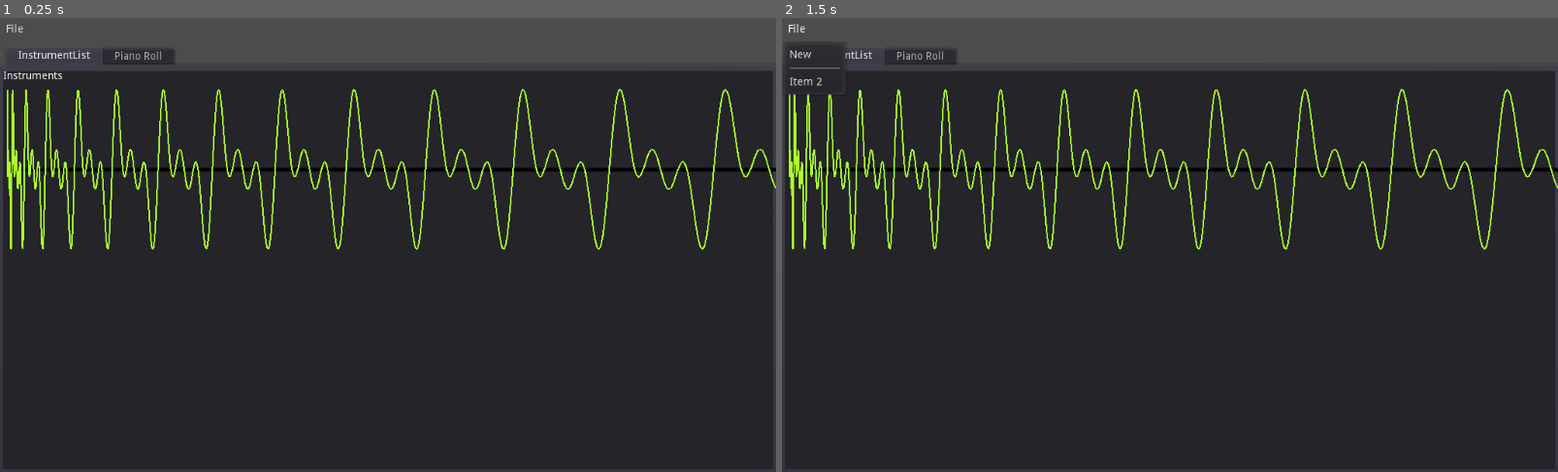
Above: before the commit, frames 1-2 (left to right).
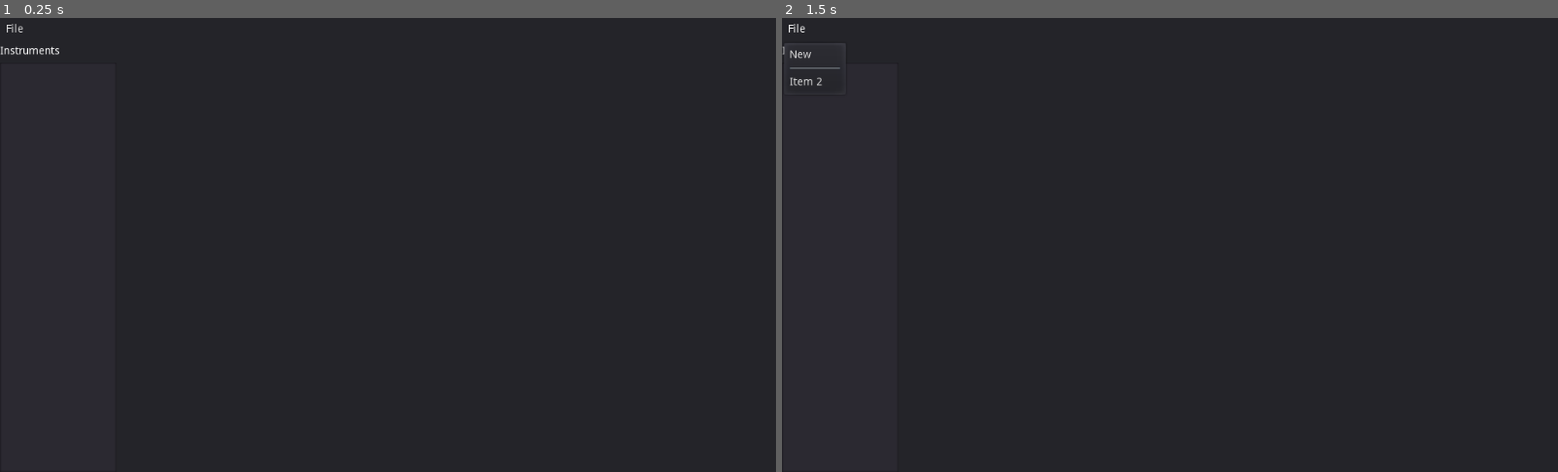
Above: after the commit, the same moments.

Repository: QuadCubedStudios/GoDAW
Game: Godot game, scene res://Main.tscn
Two runs of this game, one before a commit and one after it. Both use one fixed random seed, a clock stepped at 60 frames per second and the inputs below.
Inputs:
- Up to frame 1 (0.25 s): no input
- Up to frame 2 (1.5 s): click "File" at 0.5 s; click "File" at 1.25 s

The runs differ from the first frame. In frame 1, 15% of the frame differs, in the area x 0-100%, y 0-100%; in frame 2, 15%.

Commit message:
Revamped the UI (#7)
* Revamped the UI

* Removed tabs because not needed

Co-authored-by: UltraAgent7 <>

Diff:
--- a/Main.gd
+++ b/Main.gd
@@ -32,7 +32,7 @@
 	var osc = GoDAW.get_instrument("TripleOsc")
 	var wave = Wave.new(osc.create_sample())
 	wave.position += Vector2(10, 200)
-	add_child(wave)
+	#add_child(wave)
 	# Set stream and play
 	player.stream = osc.create_sample()
 	player.pitch_scale = 1.0
--- a/Main.tscn
+++ b/Main.tscn
@@ -16,16 +16,16 @@
 
 [node name="AudioStreamPlayer" type="AudioStreamPlayer" parent="."]
 
-[node name="VBoxContainer" type="VBoxContainer" parent="."]
+[node name="VBoxContainer" type="Panel" parent="."]
 anchor_right = 1.0
 anchor_bottom = 1.0
 __meta__ = {
 "_edit_use_anchors_": false
 }
 
-[node name="Menu" type="HBoxContainer" parent="VBoxContainer"]
-margin_right = 1024.0
-margin_bottom = 30.0
+[node name="Menu" type="Panel" parent="VBoxContainer"]
+anchor_right = 1.0
+anchor_bottom = 0.05
 
 [node name="MenuButton" type="MenuButton" parent="VBoxContainer/Menu"]
 margin_right = 39.0
@@ -33,80 +33,26 @@
 text = "File"
 items = [ "New", null, 0, false, false, 0, 0, null, "", false, "", null, 0, false, false, 1, 0, null, "", true, "Item 2", null, 0, false, false, 2, 0, null, "", false ]
 
-[node name="HBoxContainer" type="HBoxContainer" parent="VBoxContainer"]
-margin_top = 34.0
-margin_right = 1024.0
-margin_bottom = 34.0
-
-[node name="Panel" type="Panel" parent="VBoxContainer"]
-visible = false
-margin_top = 34.0
-margin_right = 1024.0
-margin_bottom = 315.0
+[node name="EditorView" type="Panel" parent="VBoxContainer"]
+anchor_top = 0.05
+anchor_right = 1.0
+anchor_bottom = 1.0
 size_flags_horizontal = 3
 size_flags_vertical = 3
-
-[node name="SideBar" type="TabContainer" parent="VBoxContainer/Panel"]
-margin_left = -4.0
-margin_top = -32.0
-margin_right = 1008.0
-margin_bottom = 534.0
-size_flags_horizontal = 3
-tab_align = 0
 __meta__ = {
 "_edit_use_anchors_": false
 }
 
-[node name="Instruments" parent="VBoxContainer/Panel/SideBar" instance=ExtResource( 3 )]
-margin_left = 4.0
-margin_top = 32.0
-margin_right = -4.0
-margin_bottom = -4.0
+[node name="SideBar" type="Panel" parent="VBoxContainer/EditorView"]
+anchor_right = 0.15
+anchor_bottom = 1.0
+size_flags_horizontal = 3
 
-[node name="Tab Workspace" type="TabContainer" parent="VBoxContainer/Panel"]
-margin_top = -32.0
-margin_right = 1020.0
-margin_bottom = 534.0
-tab_align = 0
-__meta__ = {
-"_edit_use_anchors_": false
-}
+[node name="Instruments" parent="VBoxContainer/EditorView/SideBar" instance=ExtResource( 3 )]
 
-[node name="Piano Roll" parent="VBoxContainer/Panel/Tab Workspace" instance=ExtResource( 1 )]
-margin_left = 4.0
-margin_top = 32.0
-margin_right = -4.0
-margin_bottom = -4.0
+[node name="Tab Workspace" type="Panel" parent="VBoxContainer/EditorView"]
+anchor_left = 0.15
+anchor_right = 1.0
+anchor_bottom = 1.0
 
-[node name="EditorView" type="HBoxContainer" parent="VBoxContainer"]
-visible = false
-margin_top = 319.0
-margin_bottom = 319.0
-size_flags_horizontal = 2
-size_flags_vertical = 2
-
-[node name="TabContainer" type="TabContainer" parent="VBoxContainer"]
-margin_top = 38.0
-margin_right = 1024.0
-margin_bottom = 600.0
-rect_clip_content = true
-size_flags_vertical = 3
-tab_align = 0
-drag_to_rearrange_enabled = true
-__meta__ = {
-"_edit_use_anchors_": false
-}
-
-[node name="InstrumentList" parent="VBoxContainer/TabContainer" instance=ExtResource( 3 )]
-margin_left = 4.0
-margin_top = 32.0
-margin_right = -4.0
-margin_bottom = -4.0
-size_flags_vertical = 3
-
-[node name="Piano Roll" parent="VBoxContainer/TabContainer" instance=ExtResource( 1 )]
-visible = false
-margin_left = 4.0
-margin_top = 32.0
-margin_right = -4.0
-margin_bottom = -4.0
+[node name="Piano Roll" parent="VBoxContainer/EditorView/Tab Workspace" instance=ExtResource( 1 )]
--- a/Panels/InstrumentList/InstrumentList.tscn
+++ b/Panels/InstrumentList/InstrumentList.tscn
@@ -7,16 +7,13 @@
 "_edit_use_anchors_": false
 }
 
-[node name="VBoxContainer" type="VBoxContainer" parent="."]
+[node name="VBoxContainer" type="Panel" parent="."]
 anchor_right = 1.0
 anchor_bottom = 1.0
-__meta__ = {
-"_edit_use_anchors_": false
-}
 
 [node name="Label" type="Label" parent="VBoxContainer"]
-margin_right = 1024.0
-margin_bottom = 14.0
+anchor_right = 1.0
+anchor_bottom = 0.05
 text = "Instruments"
 valign = 1
 __meta__ = {
@@ -24,9 +21,9 @@
 }
 
 [node name="List" type="ItemList" parent="VBoxContainer"]
-margin_top = 18.0
-margin_right = 1024.0
-margin_bottom = 18.0
+anchor_top = 0.05
+anchor_right = 1.0
+anchor_bottom = 1.0
 grow_horizontal = 0
 grow_vertical = 0
 icon_mode = 0
